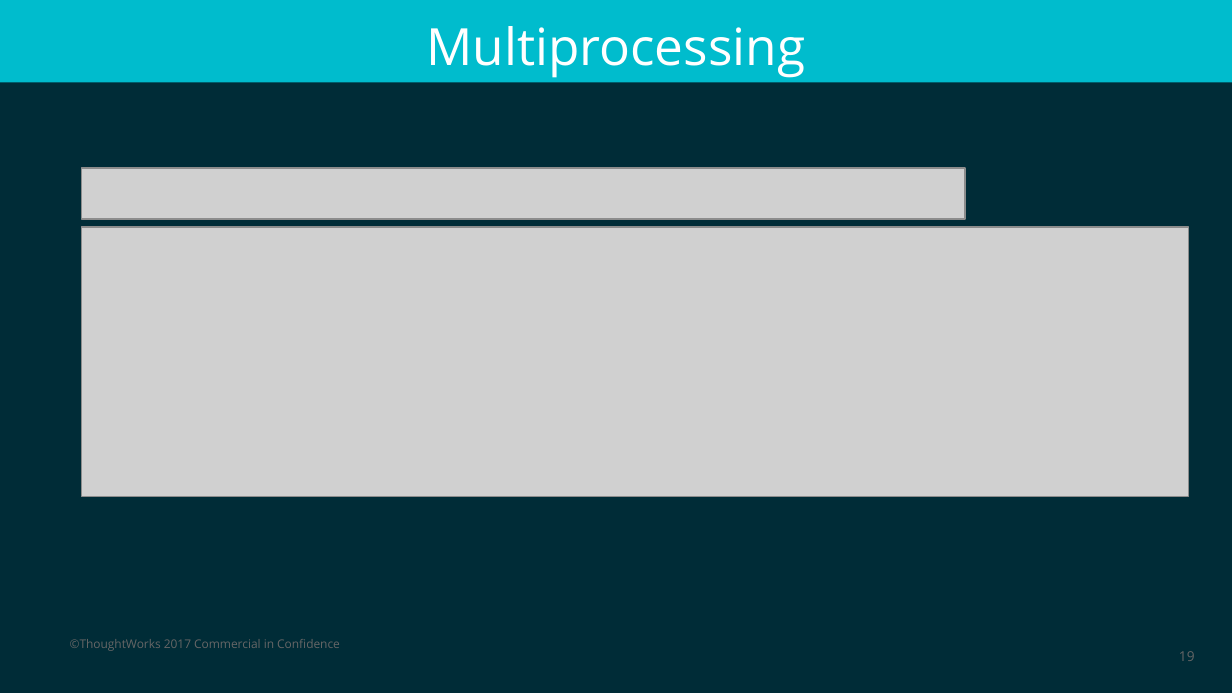
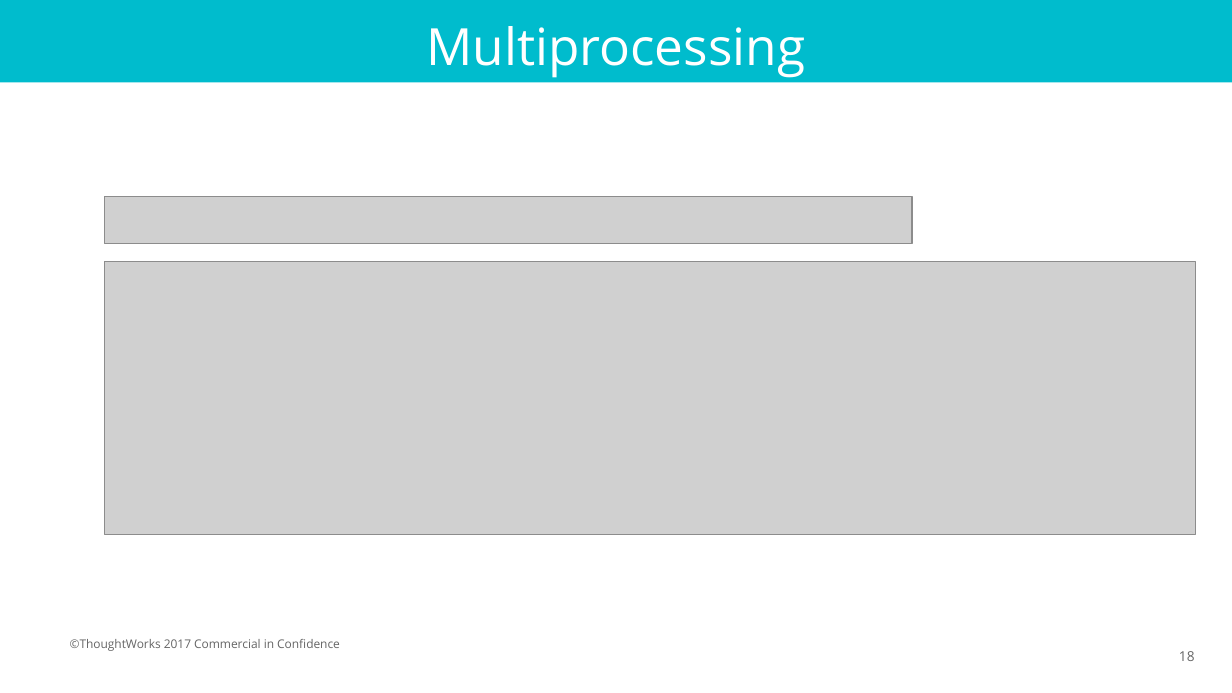
Before and after one commit to wilsontjhi/pycon-asia-2018, a slide deck: slide 18 of slides/Pycon 2018.pptx (slide 19 before the commit). Drawn at 1232x693 pixels with LibreOffice and Linux fonts; fonts in the diff are those of the drawing; grey boxes stand for pictures. Boxes give left, top, right and bottom in pixels: in the first picture for what was removed or moved away, otherwise in the second. Text is boxed around its words. In the diff, an @@ line names an element or a change of style, - is before the commit and + after.

Commit message:
Update slides to use white background

```diff
--- a/slides/Pycon 2018.pptx
+++ b/slides/Pycon 2018.pptx
@@ background #002C37 to #FFFFFF @@
@@ picture removed at bbox=[81, 168, 965, 218] @@
@@ picture added at bbox=[105, 197, 913, 244] @@
@@ picture: place and size @@
-picture at bbox=[81, 227, 1189, 496]
+picture at bbox=[105, 262, 1196, 535]
@@ page number at bbox=[1179, 651, 1195, 661]: text changed @@
-19
+18
```
Also in this commit, not shown: 15 other slides changed, 1 slide removed, 3 other files.
